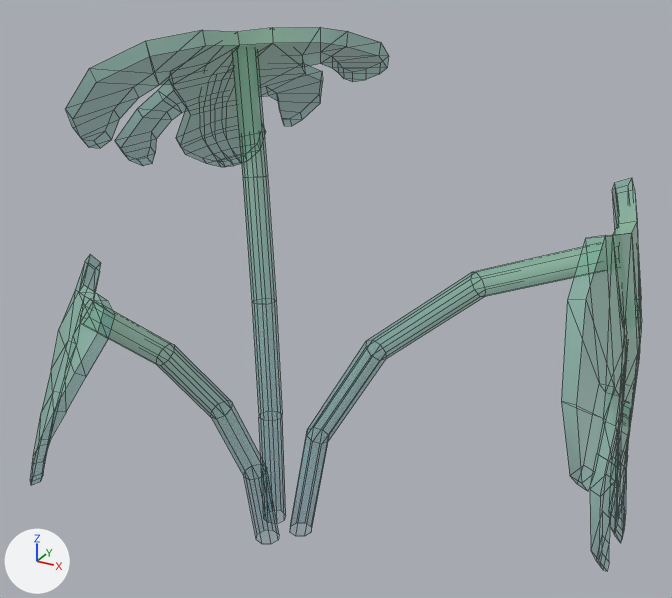
The FBX model Assets/Models/Tiny Treats plants/monstera_plant_small.fbx, before and after one commit.
One viewpoint serves both versions: a 50 mm lens placed at (0.903, -1.342, 1.214), pointed at (0.091, 0.134, 0.475). The lights are fixed; the arrows at lower left show +X, +Y and +Z. Mesh edges are drawn as thin lines. Objects named as collision shapes, trigger or cutter boxes, shadow casters or lower levels of detail are left out. Where no turn or scale is listed for an object, it has been applied to the vertices.

The first picture shows 'monstera_plant_small'.
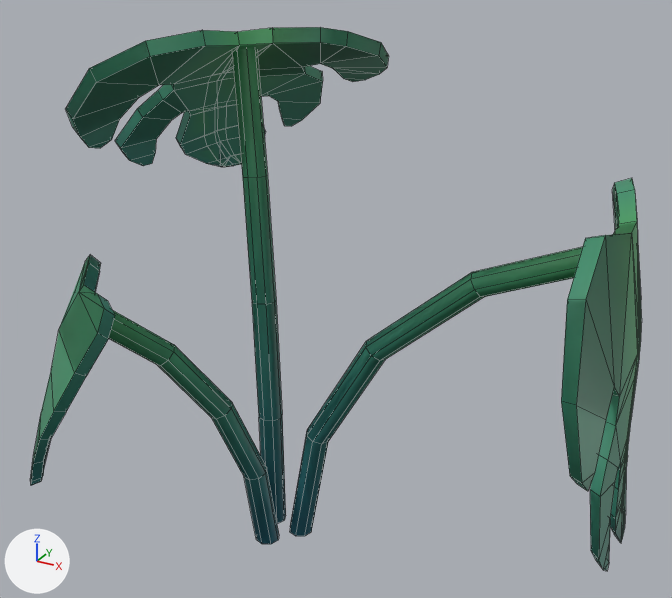
The change, as a list of edits to the scene's bpy script:
```text
Change img_tiny_treats_texture_1_png:
    img_tiny_treats_texture_1_png: load_image('tiny_treats_texture_1.png', 'tiny_treats_texture_1.png', 1024, 1024, 'Non-Color') -> load_image('tiny_treats_texture_1.png', 'tiny_treats_texture_1.png', 1024, 1024, 'sRGB')
Change mat_tiny_treats_1:
    remove n3 = _N.new('ShaderNodeTexImage'); n3.name = 'Image Texture.001'
    remove n3.image = img_tiny_treats_texture_1_png
    where n0 = _N.new('ShaderNodeBsdfPrincipled'); n0.name = 'Principled BSDF'
    remove _L.new(n3.outputs[0], n0.inputs[4])  # 'Color' to 'Alpha'
    where n2 = _N.new('ShaderNodeTexImage'); n2.name = 'Image Texture'
    add _L.new(n2.outputs[1], n0.inputs[4])  # 'Alpha' to 'Alpha'
Add me_monstera_plant_small_001:
    me_monstera_plant_small_001.from_pydata(...)  # 417 vertices, 437 faces; spans x -0.559..0.701, y -0.417..0.656, z -0.044..0.981
    me_monstera_plant_small_001.materials.append(mat_tiny_treats_1)  # picture img_tiny_treats_texture_1_png
Add ob_monstera_plant_small_lod1:
    ob_monstera_plant_small_lod1 = bpy.data.objects.new('monstera_plant_small_LOD1', me_monstera_plant_small_001)
    ob_monstera_plant_small_lod1.location = (0.0, 0.0, 0.0)
```

What differs and where, as boxes [x1, y1, x2, y2] in the pictures (672 x 598 px):
'monstera_plant_small', surface changed: [30, 27, 642, 571] in both
'monstera_plant_small_LOD1', added (green): after [31, 28, 642, 569]
